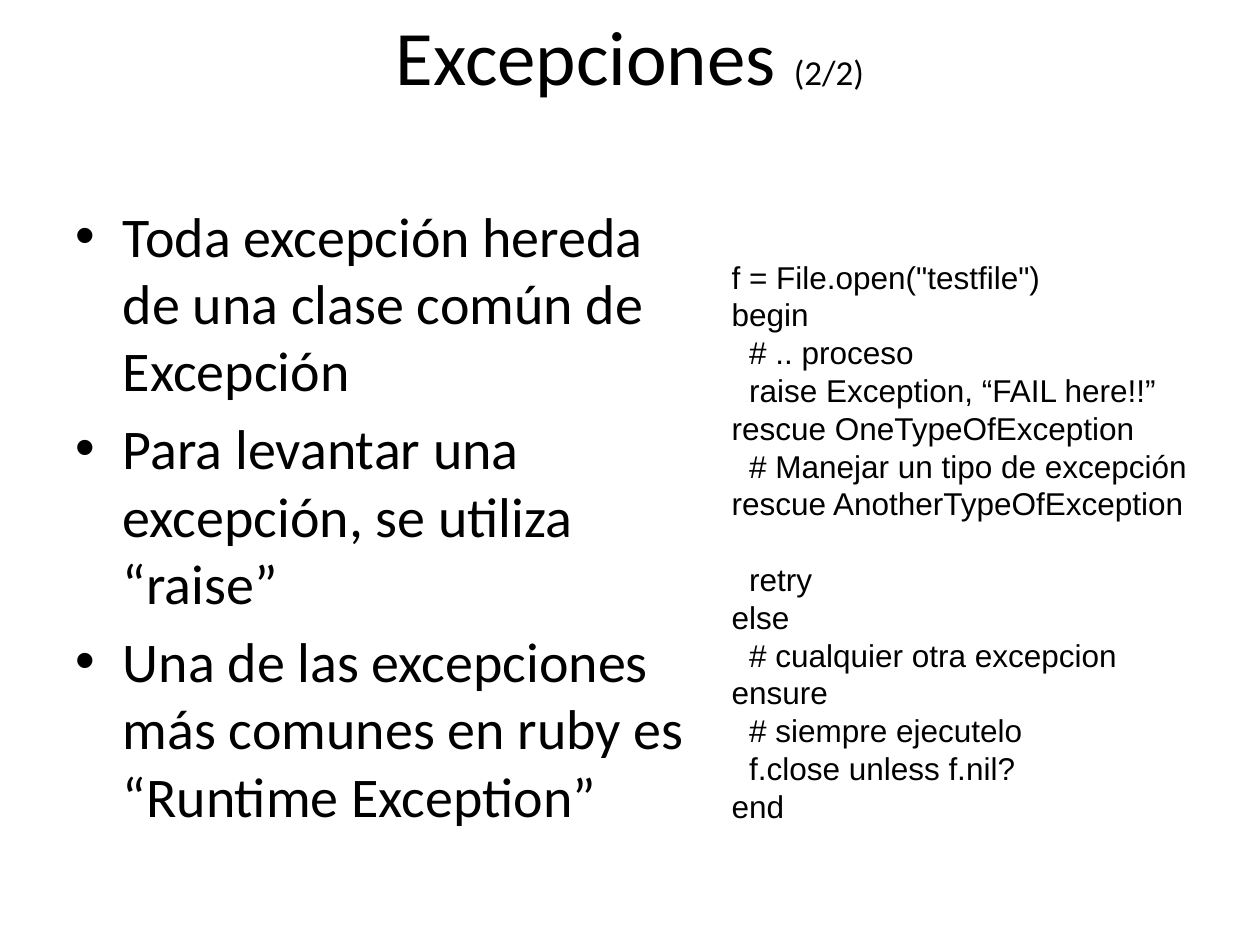
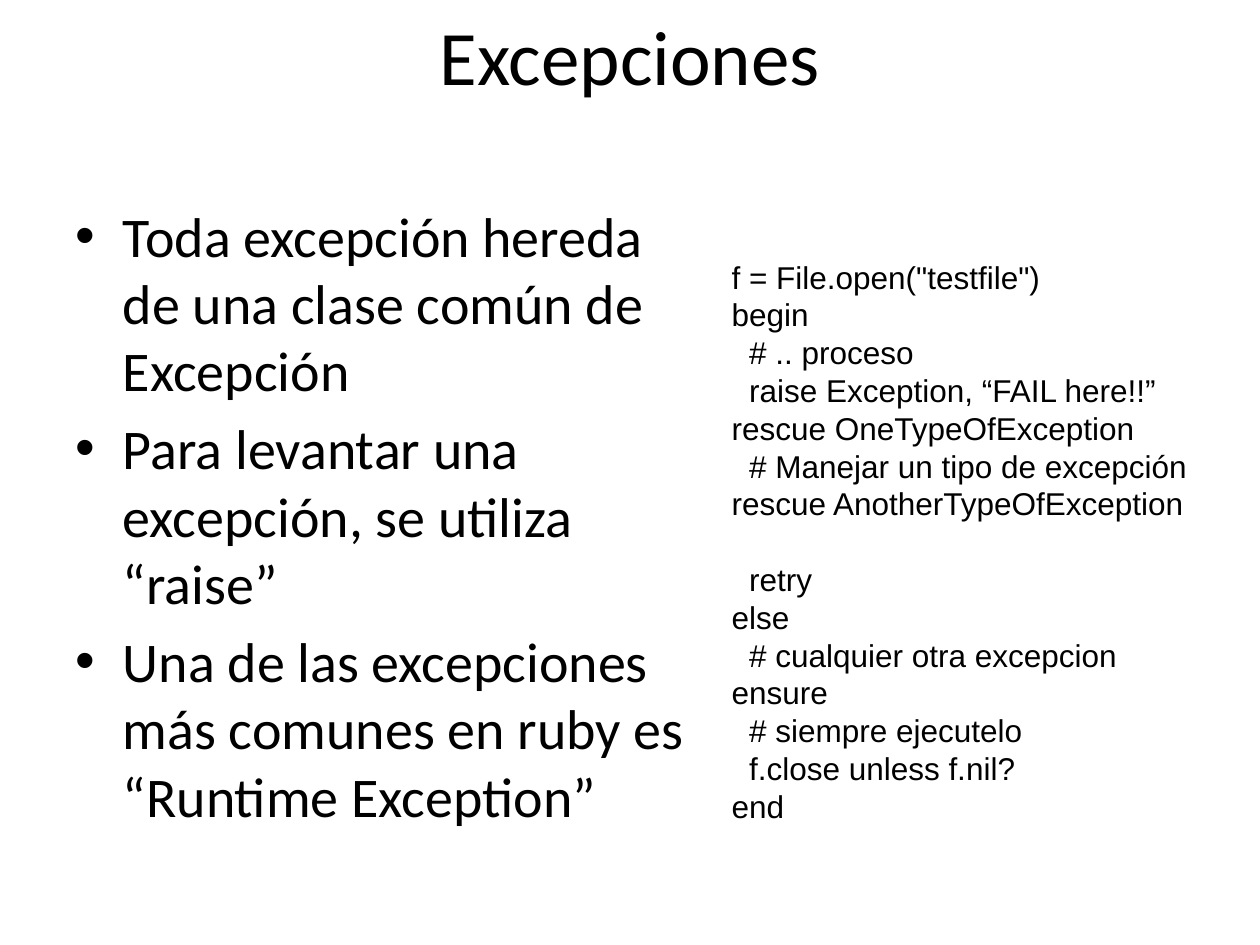
Before and after one commit to rarodriguez/curso_rails, a slide deck: slide 46 of presentaciones/Clase 2-Introduccion a Ruby.pptx (slide 39 before the commit). Drawn at 1260x945 pixels with LibreOffice and Linux fonts; fonts in the diff are those of the drawing; background and template pictures are left out. Boxes give left, top, right and bottom in pixels: in the first picture for what was removed or moved away, otherwise in the second. Text is boxed around its words. In the diff, an @@ line names an element or a change of style, - is before the commit and + after.

```diff
--- a/presentaciones/Clase 2-Introduccion a Ruby.pptx
+++ b/presentaciones/Clase 2-Introduccion a Ruby.pptx
@@ title at <box>440,32,820,98</box>: text changed @@
-Excepciones (2/2)
+Excepciones
```
Also in this commit, not shown: 5 other slides changed, 8 slides added, 1 slide removed, 2 other files.
